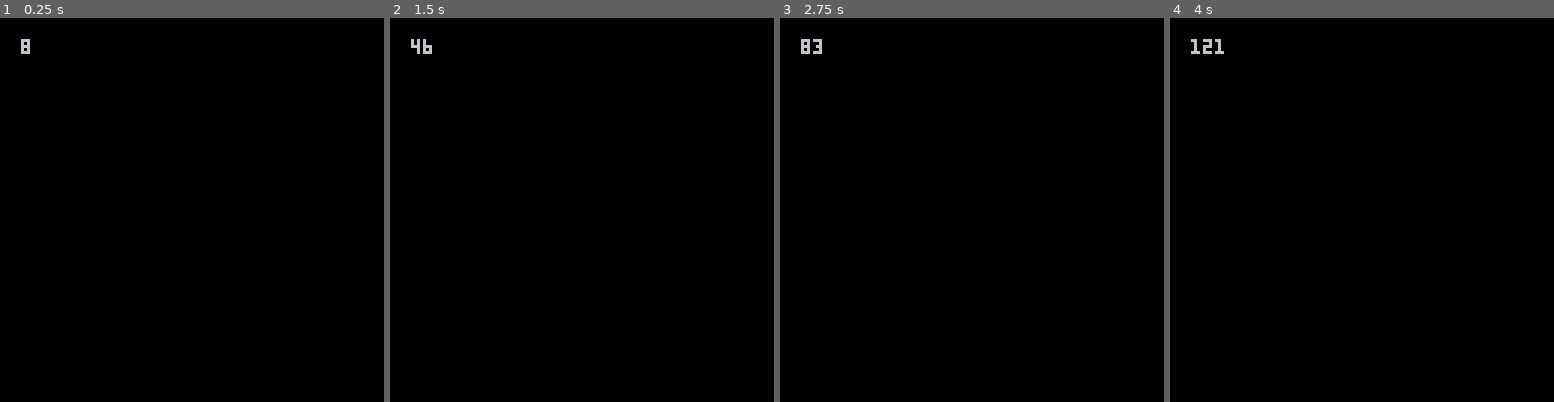
Above: before the commit, frames 1-4 (left to right).
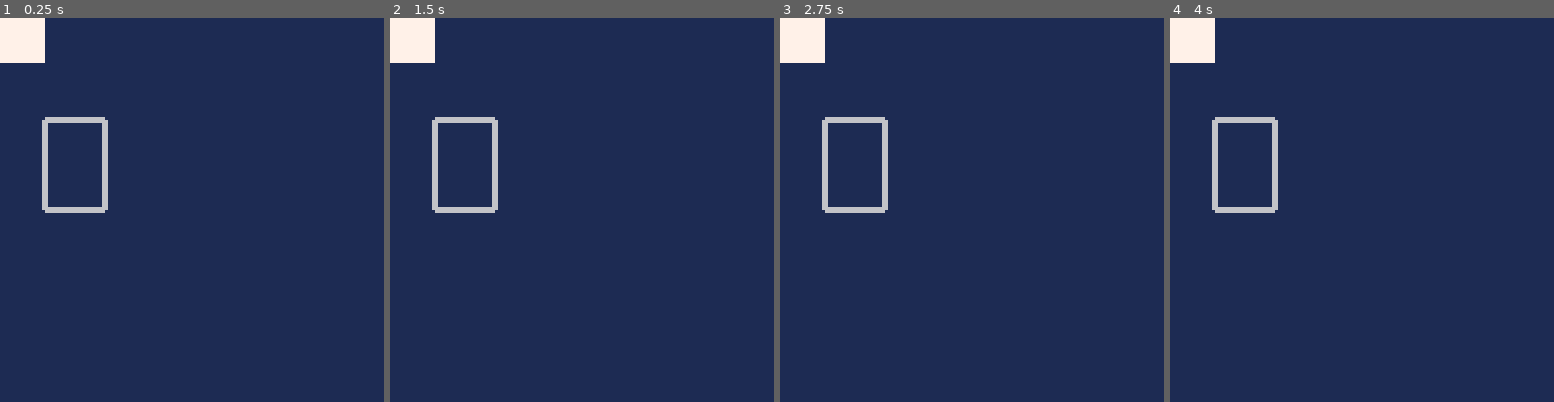
Above: after the commit, the same moments.

Repository: shen-sat/scoundrel
Game: PICO-8 cartridge game.p8
The game is run twice, just before and just after one commit, with the same random seed, the same clock (stepped at 60 frames per second) and the same inputs.
Inputs:
- Up to frame 1 (0.25 s): no input
- Up to frame 2 (1.5 s): no input
- Up to frame 3 (2.75 s): no input
- Up to frame 4 (4 s): no input

The runs differ from the first frame. In frame 1, 100% of the frame differs, in the area x 0-100%, y 0-100%; in frame 2, 100%; in frame 3, 100%; in frame 4, 100%.

Commit message:
Add bacground fill, add card object, add call to draw card

Diff:
--- /dev/null
+++ b/card.lua
@@ -0,0 +1,19 @@
+card = {
+  facedown = true,
+  update = function()
+  end,
+  draw = function(self,x,y)
+  	x1 = x + 21
+  	y1 = y + 31
+
+  	rectfill(x,y,x1,y1,6)
+  	pset(x,y,1)
+  	pset(x,y1,1)
+  	pset(x1,y,1)
+  	pset(x1,y1,1)
+
+  	if self.facedown then
+  	  rectfill(x + 2, y + 2, x1 - 2, y1 - 2, 1)
+  	end
+  end
+}
--- a/game.p8
+++ b/game.p8
@@ -8,14 +8,18 @@
 
 __lua__
 function _init()
-  counter = 0
+  #include card.lua
 end
 
 function _update()
-  counter = counter + 1
 end
 
 function _draw()
   cls()
-  print(counter, 7, 7)
+  -- bg
+  rectfill(0,0,127,127,1)
+  -- using this to see where deck should sit
+  rectfill(0,0,14,14,7)
+  -- card
+  card:draw(14,33)
 end
